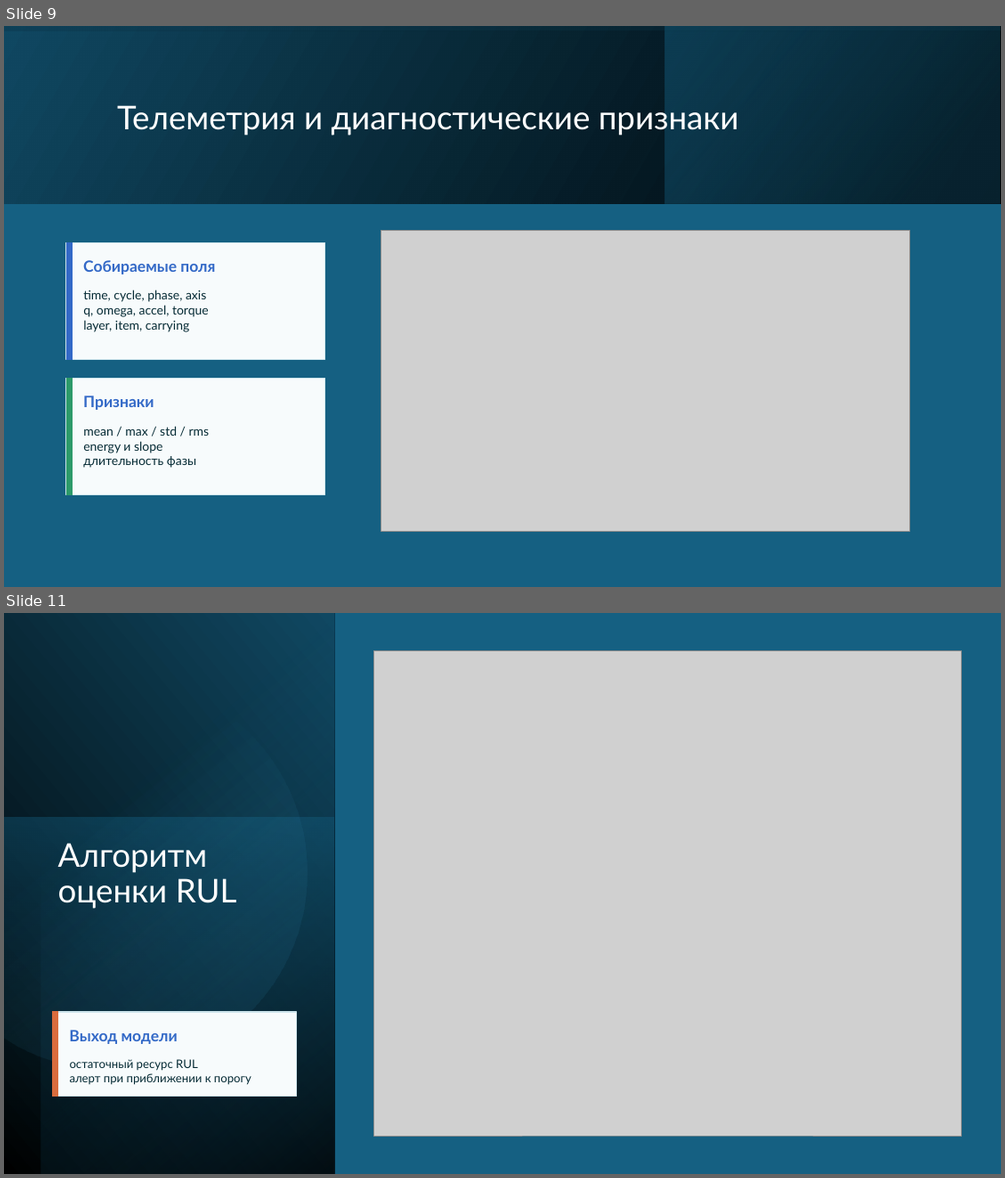
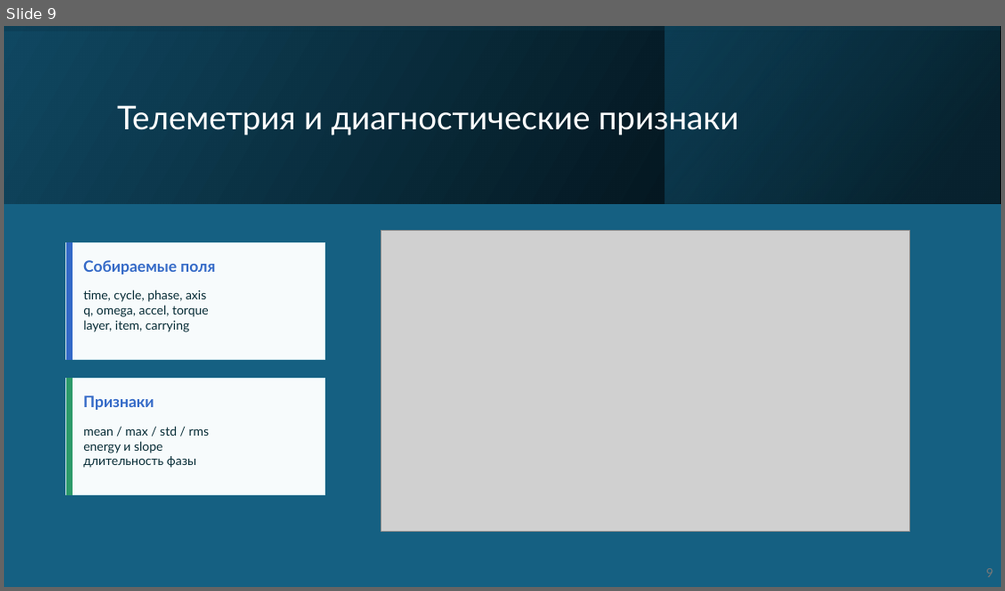
Before and after one commit to LionKMufasa/diplom_mem, a slide deck: вкр/Презентация ВКР 2026 Миронов Егор Максимович.pptx. Shown one above the other, each under a label of ours: slides 9 and 11 before the commit, slide 9 after it; the slides between them are not shown. The pictures are 1005x1178 and 1005x591 pixels, drawn with LibreOffice and Linux fonts; fonts in the diff are those of the drawing; grey boxes stand for pictures. Boxes give left, top, right and bottom in pixels: in the first picture for what was removed or moved away, otherwise in the second. Text is boxed around its words. In the diff, an @@ line names an element or a change of style, - is before the commit and + after.

```diff
--- a/вкр/Презентация ВКР 2026 Миронов Егор Максимович.pptx
+++ b/вкр/Презентация ВКР 2026 Миронов Егор Максимович.pptx
@@ slide 11 removed at (x1=4, y1=613, x2=1001, y2=1174), background #FFFFFF @@
@@ rectangle removed at (x1=4, y1=613, x2=1001, y2=1174) @@
@@ rectangle removed at (x1=4, y1=613, x2=334, y2=1174) @@
@@ rectangle removed at (x1=41, y1=613, x2=334, y2=1174) @@
@@ freeform shape removed at (x1=4, y1=652, x2=342, y2=1104) @@
@@ picture removed at (x1=374, y1=651, x2=961, y2=1135) @@
@@ rectangle removed at (x1=4, y1=818, x2=334, y2=1174) @@
@@ title removed at (x1=58, y1=843, x2=237, y2=908) @@
-Алгоритм оценки RUL
@@ rectangle removed at (x1=53, y1=1012, x2=297, y2=1095) @@
@@ rectangle removed at (x1=53, y1=1012, x2=57, y2=1095) @@
@@ text removed at (x1=69, y1=1030, x2=178, y2=1044) @@
-Выход модели
@@ text removed at (x1=70, y1=1059, x2=251, y2=1085) @@
-остаточный ресурс RUL
-алерт при приближении к порогу
@@ slide 9 changed as well @@
@@ text added at (x1=986, y1=568, x2=993, y2=577), 12 pt, text #797979 @@
+9
```
Also in this commit, not shown: 14 other slides changed, 2 slides added, 1 other slide removed, 20 other files.
